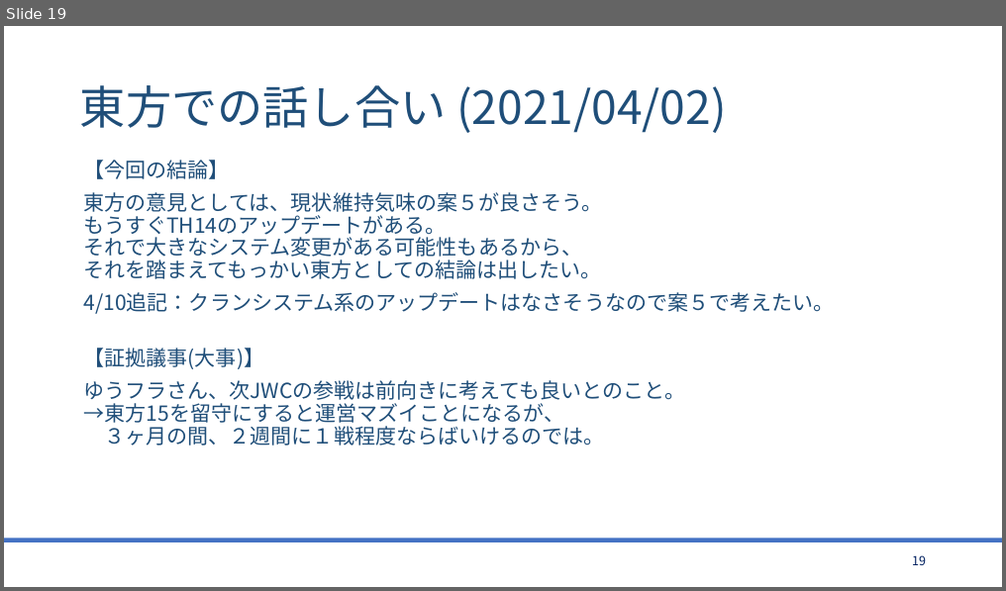
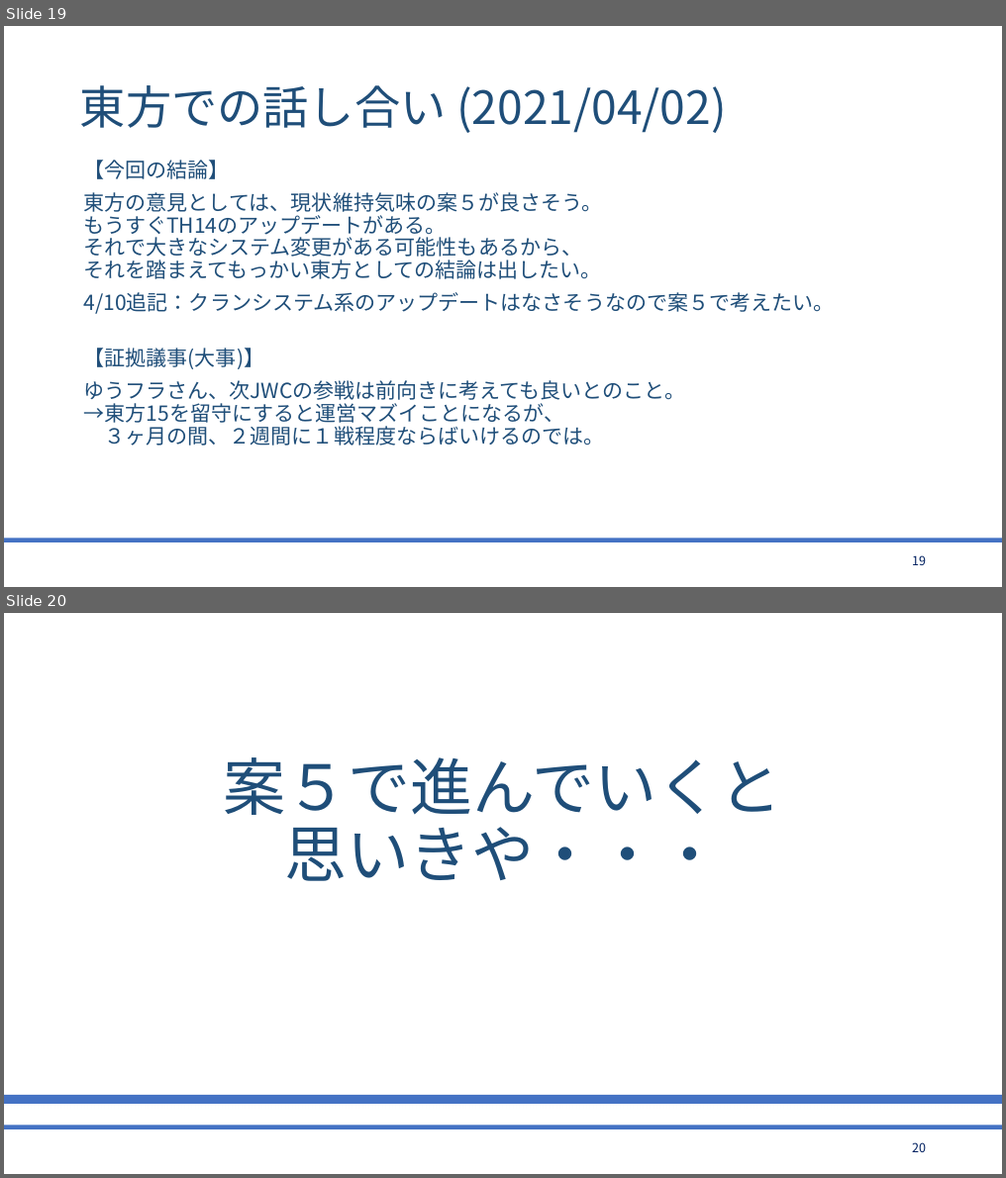
Before and after one commit to bigtreeCoC/documents, a slide deck: 東方とまほらまの今後について.pptx. Shown one above the other, each under a label of ours: slide 19 before the commit, slides 19 and 20 after it. The pictures are 1006x591 and 1006x1178 pixels, drawn with LibreOffice and Linux fonts; fonts in the diff are those of the drawing. Boxes give left, top, right and bottom in pixels: in the first picture for what was removed or moved away, otherwise in the second. Text is boxed around its words. In the diff, an @@ line names an element or a change of style, - is before the commit and + after.

```diff
--- a/東方とまほらまの今後について.pptx
+++ b/東方とまほらまの今後について.pptx
@@ slide 20 added at [4, 613, 1002, 1174], background #FFFFFF; not listed: 1 template element that a slide beside it also shows @@
@@ title added at [224, 758, 782, 881], 60 pt, text #1F4E79 @@
+案５で進んでいくと
+思いきや・・・
@@ rectangle added at [4, 1095, 1002, 1104], fill #4472C4 @@
@@ page number added at [912, 1143, 926, 1153], 12 pt, text #002060 @@
+20
```
Also in this commit, not shown: 10 slides changed, 7 other slides added, 1 other file.
